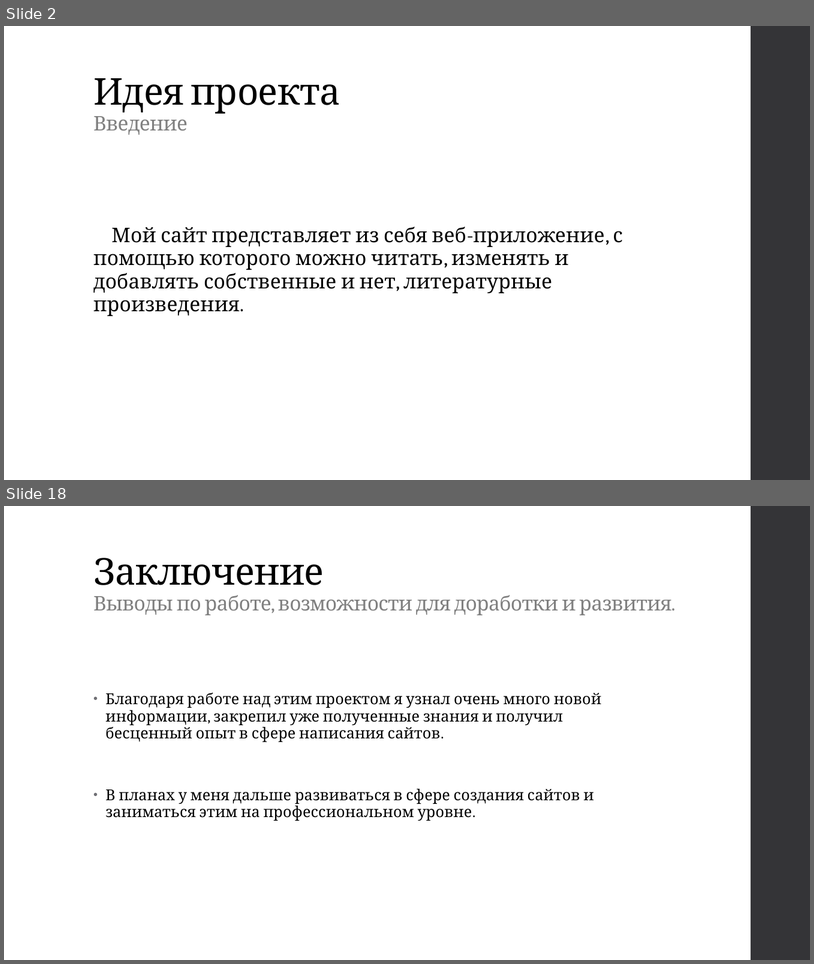
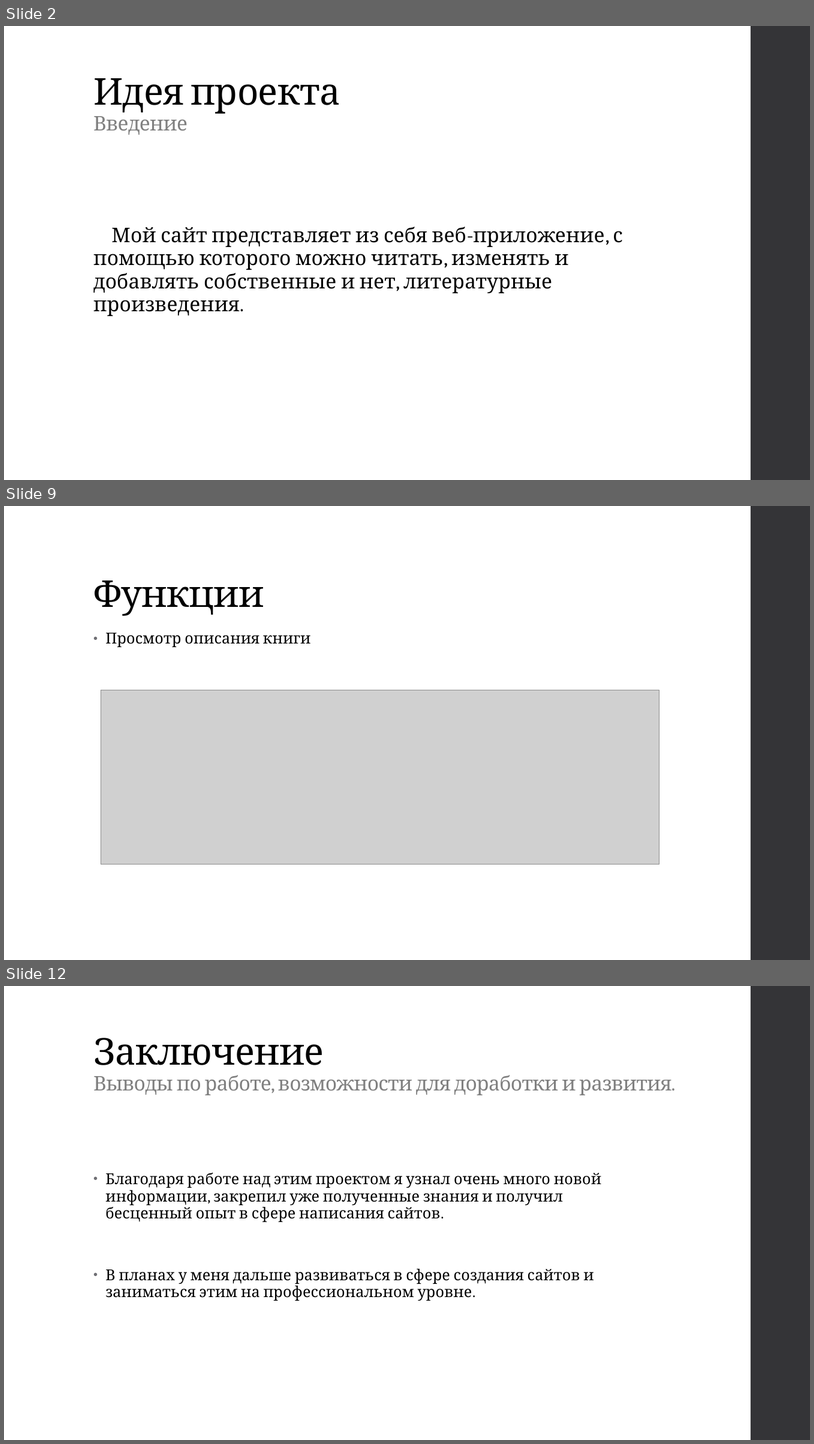
Before and after one commit to Woolfer0097/WEB-lessons, a slide deck: Проект-Волчья_библиотека/description(Презентация + Пояснительная записка)/Волчья библиотека.pptx. Shown one above the other, each under a label of ours: slides 2 and 18 before the commit, slides 2, 9 and 12 after it; the slides between them are not shown. The pictures are 814x964 and 814x1444 pixels, drawn with LibreOffice and Linux fonts; fonts in the diff are those of the drawing; grey boxes stand for pictures. Boxes give left, top, right and bottom in pixels: in the first picture for what was removed or moved away, otherwise in the second. Text is boxed around its words. In the diff, an @@ line names an element or a change of style, - is before the commit and + after.

```diff
--- a/Проект-Волчья_библиотека/description(Презентация + Пояснительная записка)/Волчья библиотека.pptx
+++ b/Проект-Волчья_библиотека/description(Презентация + Пояснительная записка)/Волчья библиотека.pptx
@@ slide 9 added at [4, 506, 810, 960], background #FFFFFF; not listed: 1 template element that a slide beside it also shows @@
@@ title added at [93, 580, 264, 616], 44 pt, text #000000 @@
+Функции
@@ text added at [105, 633, 311, 647], 18 pt, text #000000 @@
+• Просмотр описания книги
@@ picture added at [101, 690, 660, 864] @@
@@ what was slide 18 is now slide 12 @@
```
Also in this commit, not shown: 1 slide changed, 7 other slides added, 14 slides removed, 8 other files.
